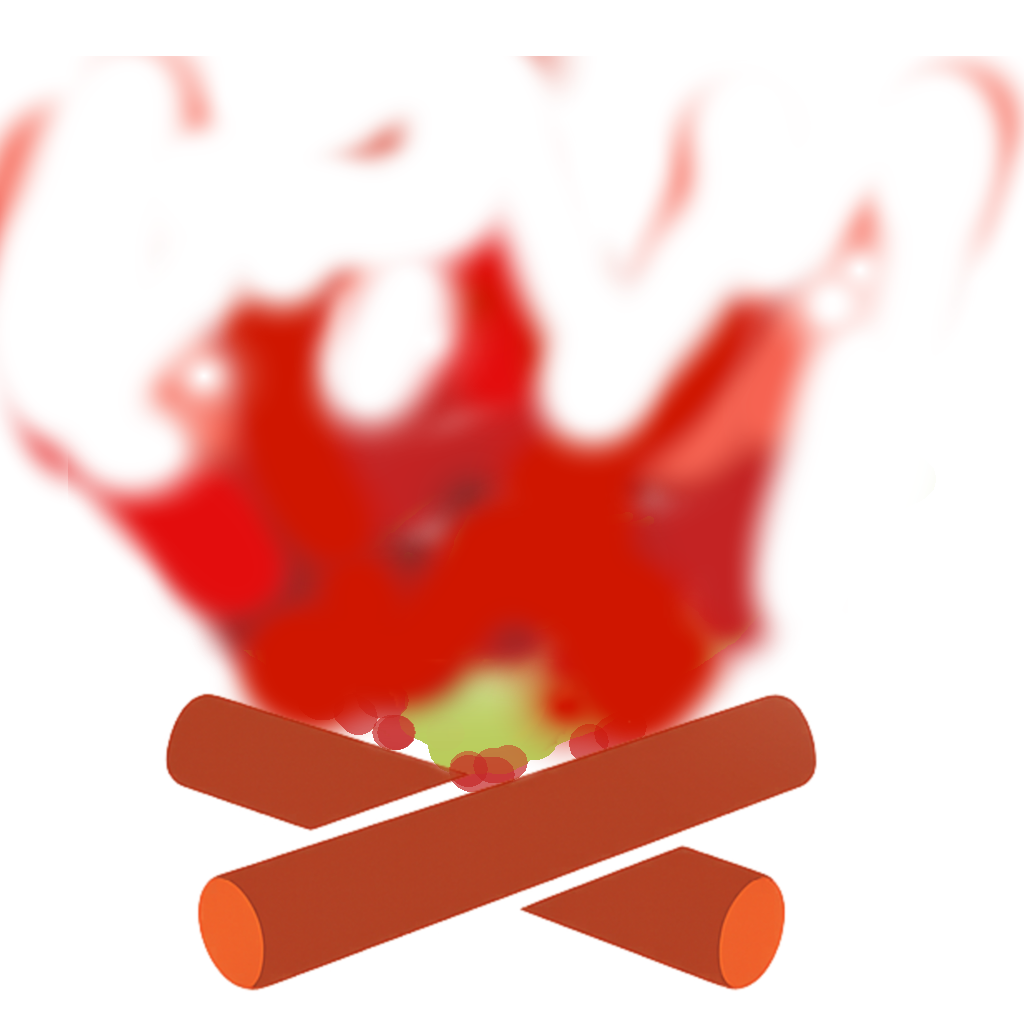
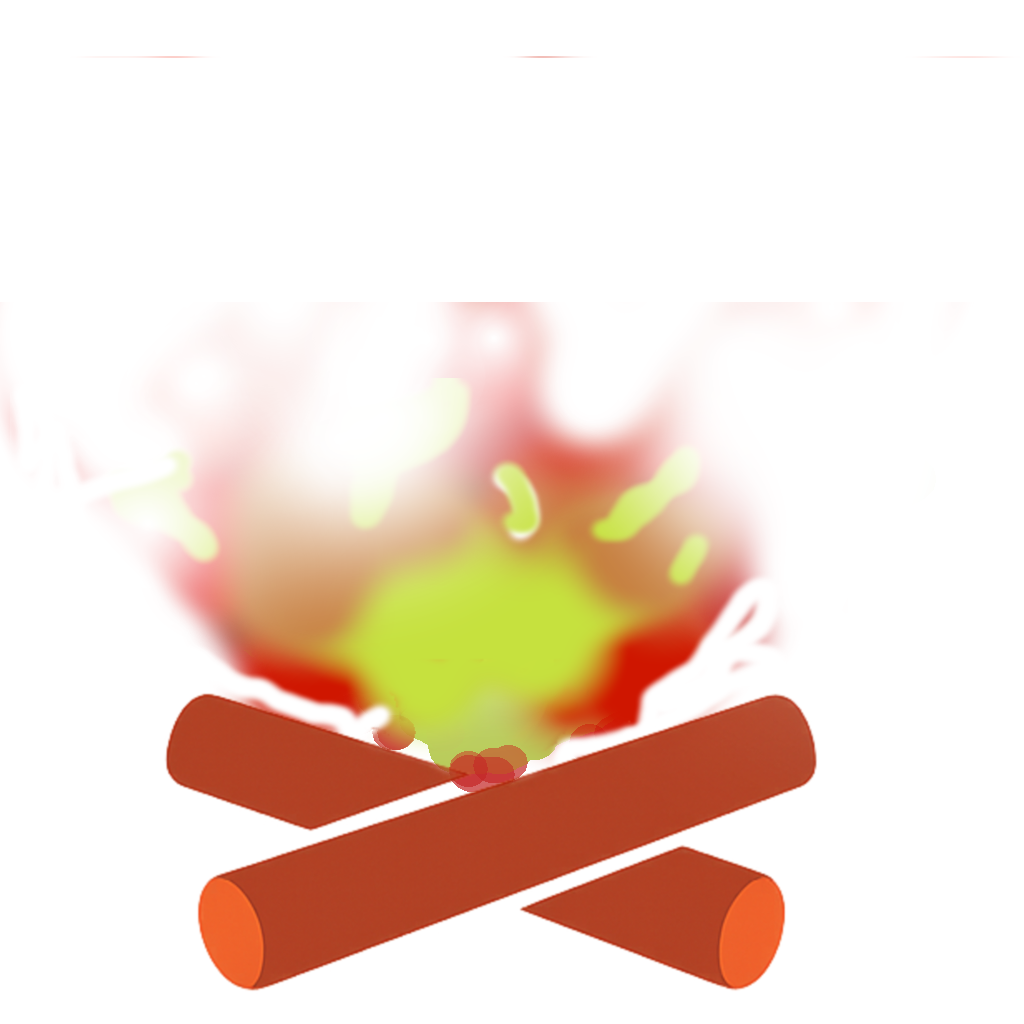
Comparing the layer stacks of the two w=1024, h=1024 images. Changes:
painted on "capaestado" over [left=0, top=58, right=1024, bottom=766]
